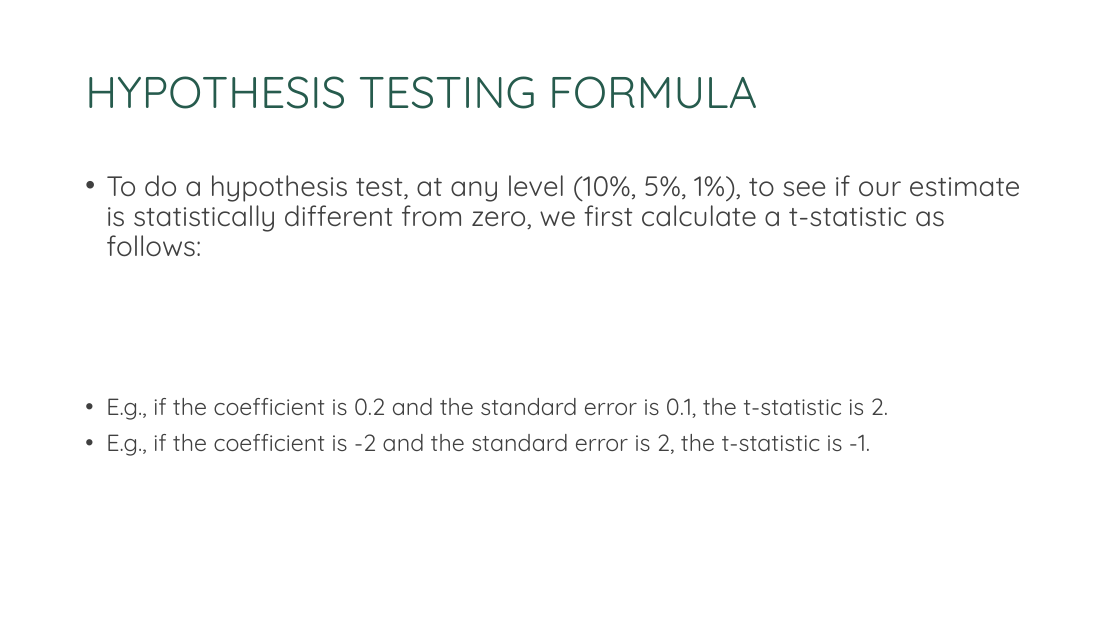
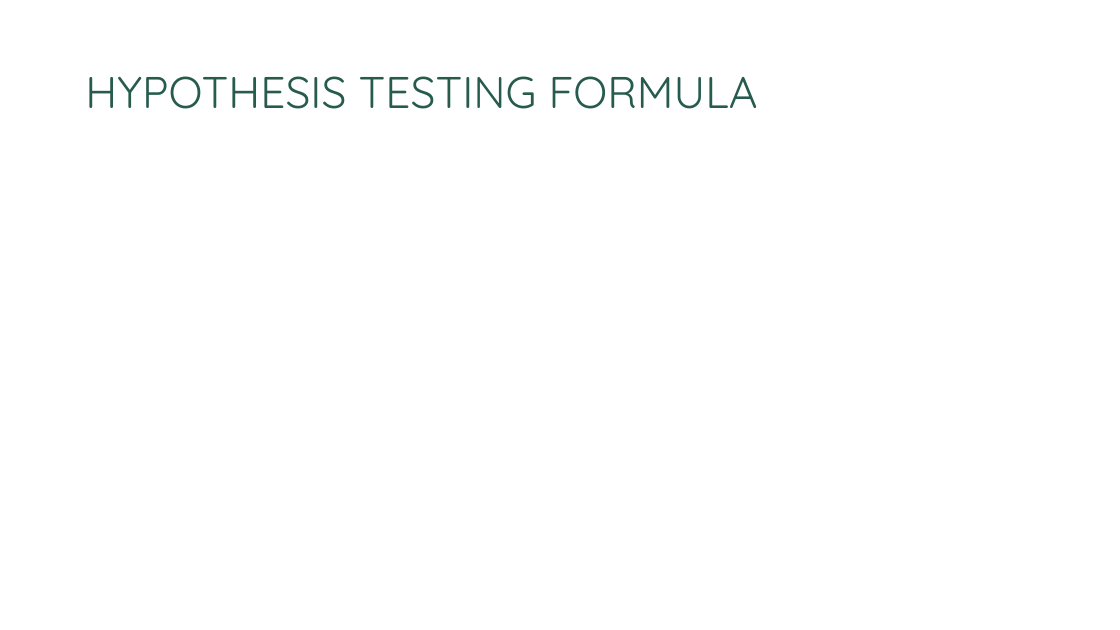
Before and after one commit to hhadah/urban-econ, a slide deck: slide 22 of slides/ppslides/03-InterpretingStatisticalTables.pptx. Drawn at 1120x630 pixels with LibreOffice and Linux fonts; fonts in the diff are those of the drawing; grey boxes stand for pictures; background and template pictures are left out. Boxes give left, top, right and bottom in pixels: in the first picture for what was removed or moved away, otherwise in the second. Text is boxed around its words. In the diff, an @@ line names an element or a change of style, - is before the commit and + after.

```diff
--- a/slides/ppslides/03-InterpretingStatisticalTables.pptx
+++ b/slides/ppslides/03-InterpretingStatisticalTables.pptx
@@ text removed at (106,175,1021,456) @@
-• To do a hypothesis test, at any level (10%, 5%, 1%), to see if our estimate is statistically different from zero, we first calculate a t-statistic as follows:
-• E.g., if the coefficient is 0.2 and the standard error is 0.1, the t-statistic is 2.
-• E.g., if the coefficient is -2 and the standard error is 2, the t-statistic is -1.
```
Also in this commit, not shown: 5 other slides changed, 28 other files.
